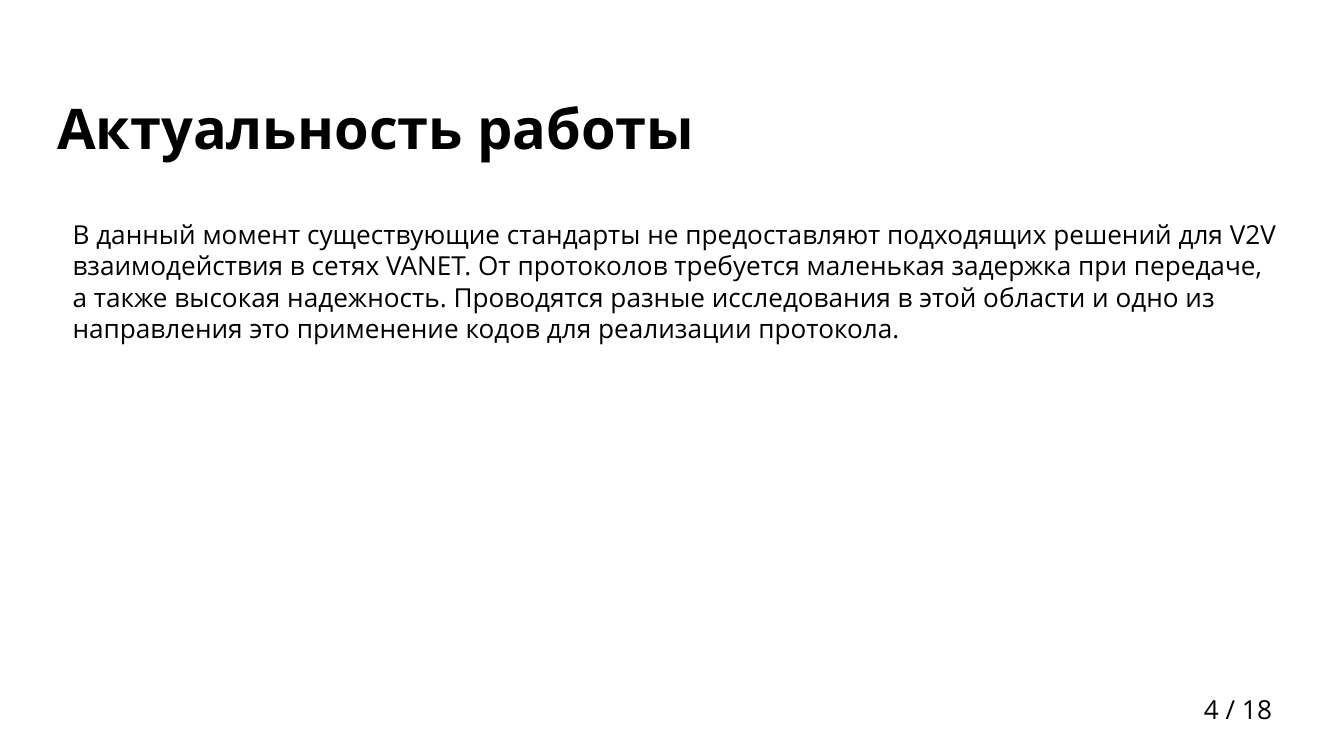
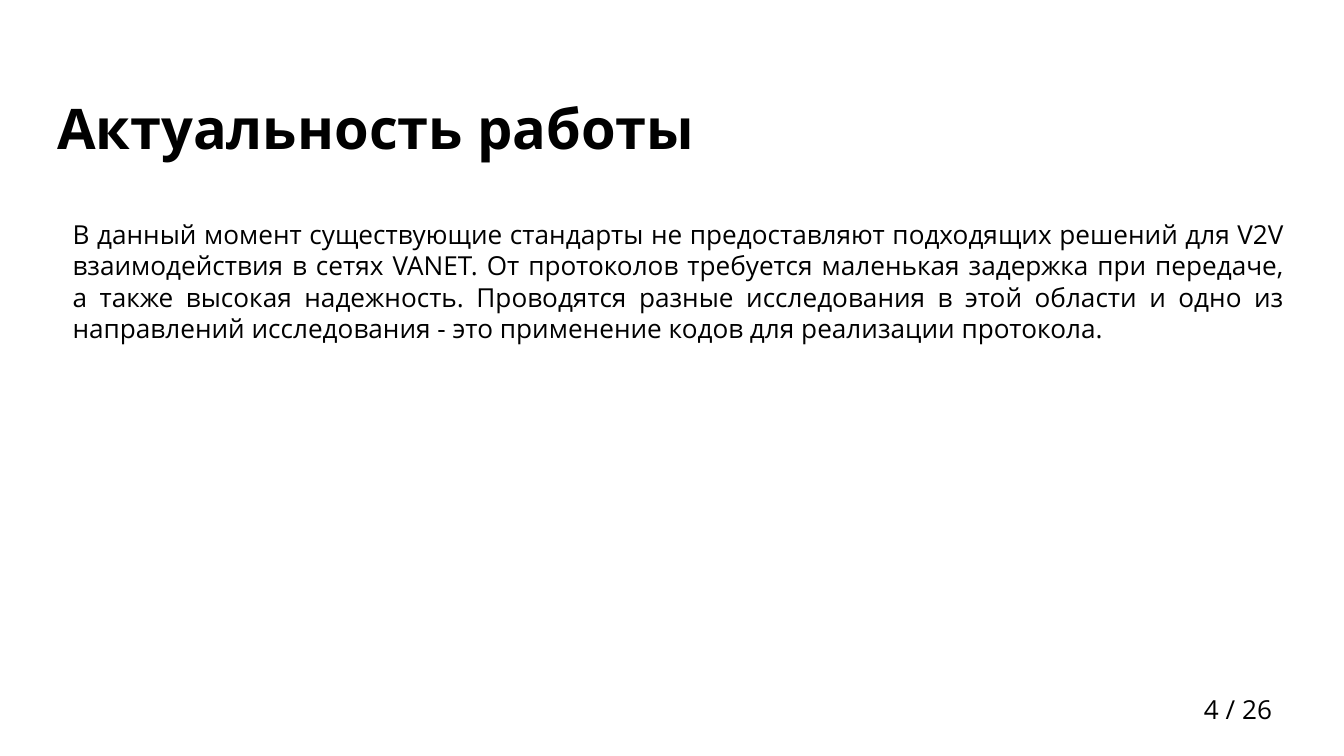
Before and after one commit to egalkin/bachelors_diploma, a slide deck: slide 4 of docs/presentation.pptx. Drawn at 1344x756 pixels with LibreOffice and Linux fonts; fonts in the diff are those of the drawing; background and template pictures are left out. Boxes give left, top, right and bottom in pixels: in the first picture for what was removed or moved away, otherwise in the second. Text is boxed around its words. In the diff, an @@ line names an element or a change of style, - is before the commit and + after.

```diff
--- a/docs/presentation.pptx
+++ b/docs/presentation.pptx
@@ text at bbox=[73, 224, 1283, 345]: text changed @@
-В данный момент существующие стандарты не предоставляют подходящих решений для V2V взаимодействия в сетях VANET. От протоколов требуется маленькая задержка при передаче, а также высокая надежность. Проводятся разные исследования в этой области и одно из направления это применение кодов для реализации протокола.
+В данный момент существующие стандарты не предоставляют подходящих решений для V2V взаимодействия в сетях VANET. От протоколов требуется маленькая задержка при передаче, а также высокая надежность. Проводятся разные исследования в этой области и одно из направлений исследования - это применение кодов для реализации протокола.
@@ page number at bbox=[1204, 700, 1272, 720]: text changed @@
-4 / 18
+4 / 26
```
Also in this commit, not shown: 6 other slides changed, 9 slides added, 1 slide removed, 1 other file.
